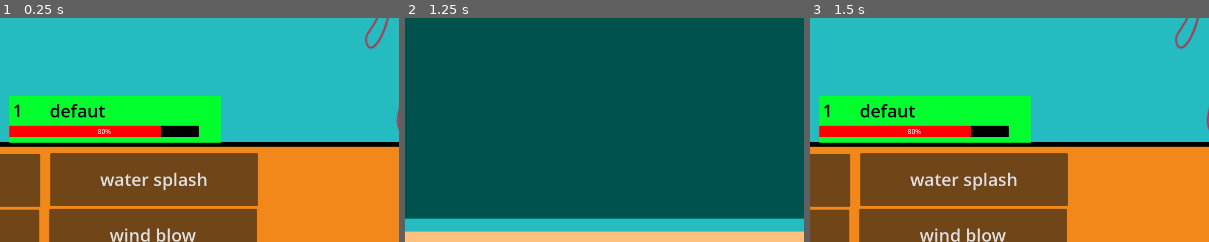
Above: before the commit, frames 1-3 (left to right).
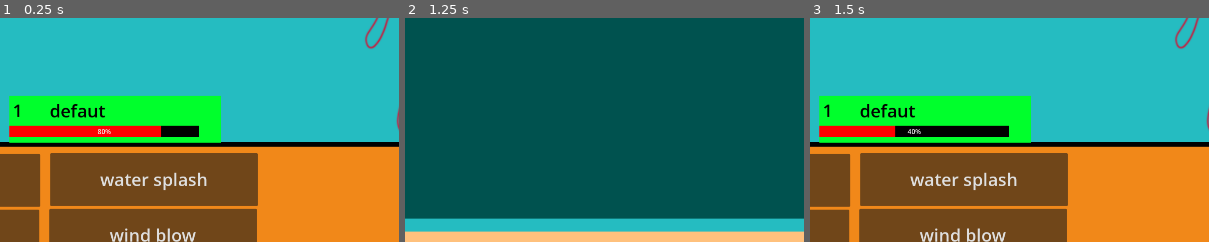
Above: after the commit, the same moments.

Repository: wilsao-cyber/NYCU-Godot-RPG-Tutor
Game: Godot game, scene res://Normal/normal_scene.tscn
Same seed, same stepped clock (60 frames per second), same inputs: the game is played once before the commit and once after it. The project has no main scene, so this scene is started directly. The engine's default icon, where the game draws it, is replaced by a stand-in: a white triangle on a blue panel in a dark square.
Inputs:
- Up to frame 1 (0.25 s): no input
- Up to frame 2 (1.25 s): click "使用道具" at 0.5 s
- Up to frame 3 (1.5 s): click "返回" at 1.25 s
The pictures show only the part of the screen within x 25-75%, y 43-93%; the shares and areas given below are measured in that part.

Frames 1-2 are identical in both runs. In frame 3, 1.0% of the frame differs, in the area x 21-41%, y 47-54%.

Commit message:
fin

Diff:
--- a/BattleWidgets/battle_scene.gd
+++ b/BattleWidgets/battle_scene.gd
@@ -1,14 +1,19 @@
 extends Control
 
-@export var CurBattle := BattleLogic
-@export var CurSys := SystemLogic
+var CurBattle
+var CurSys
 @export var CurChara = {}
 @export var CurEnemy = {}
 @onready var skillButtons = [$CanvasLayer/SkillButton1,$CanvasLayer/SkillButton2,$CanvasLayer/SkillButton3,$CanvasLayer/SkillButton4]
 @onready var MyStatsBar = $CanvasLayer/ColorRect
 @onready var EnStatsBar = $CanvasLayer/ColorRect2
+@onready var ItemButton = $CanvasLayer/VBoxContainer/ItemButton
+@onready var ChooseButton = $CanvasLayer/VBoxContainer/ChooseButton
+@onready var BattleButton = $CanvasLayer/VBoxContainer/BattleButton
+@onready var RunButton = $CanvasLayer/VBoxContainer/RunButton
 var curSkills = []
 var party =[]
+var partyAlive = []
 enum BattleLogic{
 	PlayerTurn,
 	EnemyTurn,
@@ -24,27 +29,21 @@
 
 # Called when the node enters the scene tree for the first time.
 func _ready():
-	party = General.Party
-	var partyLen = party.size()
-	var partyAlive = [$CanvasLayer/CharaBox/VBoxContainer/CharaButton1,$CanvasLayer/CharaBox/VBoxContainer/CharaButton2,$CanvasLayer/CharaBox/VBoxContainer/CharaButton3,$CanvasLayer/CharaBox/VBoxContainer/CharaButton4,$CanvasLayer/CharaBox/VBoxContainer/CharaButton5]
-	if partyLen >1:
-		for i in range (0,partyLen-1):
-			partyAlive[i].disabled = !party[i+1]["isAlive"]
-	if partyLen<5:
-		for i in range (partyLen-1, 5):
-			partyAlive[i].disabled = true
-	CurChara = party[0]
-	CurEnemy = General.Enemy[0]
-	_SetCharaStatus(MyStatsBar,CurChara)
-	_SetCharaStatus(EnStatsBar,CurEnemy)
-	_Skills()
-	pass # Replace with function body.
+	CurSys = SystemLogic.StartBattle
+	SystemStatus()
 
 func BattleStatus():
 	match CurBattle:
 		BattleLogic.PlayerTurn:
+			BattleButton.disabled = false
+			ChooseButton.disabled = false
+			ItemButton.disabled = false
+			RunButton.disabled = false
+			for i in skillButtons:
+				i.disabled = false
 			pass
 		BattleLogic.EnemyTurn:
+			_on_enemy_phyAtk()
 			pass
 		BattleLogic.SystemTurn:
 			pass
@@ -53,22 +52,74 @@
 func SystemStatus():
 	match CurSys:
 		SystemLogic.StartBattle:
-			pass
+			party = General.Party
+			var partyLen = party.size()
+			partyAlive = [$CanvasLayer/CharaBox/VBoxContainer/CharaButton1,$CanvasLayer/CharaBox/VBoxContainer/CharaButton2,$CanvasLayer/CharaBox/VBoxContainer/CharaButton3,$CanvasLayer/CharaBox/VBoxContainer/CharaButton4,$CanvasLayer/CharaBox/VBoxContainer/CharaButton5]
+			if partyLen >1:
+				for i in range (0,partyLen-1):
+					partyAlive[i].disabled = !party[i+1]["isAlive"]
+			if partyLen<5:
+				for i in range (partyLen-1, 5):
+					partyAlive[i].disabled = true
+			CurChara = party[0]
+			CurEnemy = General.Enemy[0]
+			_SetCharaStatus(MyStatsBar,CurChara)
+			_SetCharaStatus(EnStatsBar,CurEnemy)
+			_Skills()
+
+			BattleButton.disabled = true
+			ChooseButton.disabled = true
+			ItemButton.disabled = true
+			RunButton.disabled = true
+			if General.is_change_item:
+				General.is_change_item = false
+				CurBattle = BattleLogic.EnemyTurn
+			else:
+				CurBattle = BattleLogic.PlayerTurn
+			for i in skillButtons:
+				i.disabled = true
+			BattleStatus()
 		SystemLogic.PlayerDied:
+			General.AliveCount-=1
+			if General.AliveCount==0:
+				General.winLose = "Lose"
+				CurSys = SystemLogic.EndBattle
+				SystemStatus()
+			else:
+				_on_choose_button_pressed()
+				pass
 			pass
 		SystemLogic.EnemyDied:
+			General.winLose = "Win"
+			CurSys = SystemLogic.EndBattle
+			SystemStatus()
 			pass
 		SystemLogic.EndBattle:
-			pass
-
-	pass
-
-func ChooseChara():
-	if General.AliveCount<1:
-		print("cannot choose")
-		return
-
-
+			get_tree().change_scene_to_file("res://BattleWidgets/win_lose.tscn")
+			pass
+
+	pass
+
+func _ChooseChara(a):
+	var change = party[0]
+	party[0] = party[a]
+	party[a] = change
+	print(party[0]["Name"])
+	$CanvasLayer/CharaBox.visible = false
+	if !party[a]["isAlive"]:
+		partyAlive[a-1].disabled = true
+	_Skills()
+	CurChara = party[0]
+	match CurSys:
+		SystemLogic.PlayerDied:
+			CurBattle = BattleLogic.PlayerTurn
+			CurSys = null
+			_SetCharaStatus(MyStatsBar,CurChara)
+			BattleStatus()
+		_:
+			CurBattle = BattleLogic.EnemyTurn
+			_SetCharaStatus(MyStatsBar,CurChara)
+			BattleStatus()
 	pass
 
 
@@ -86,42 +137,32 @@
 
 
 func _on_run_button_pressed():
+	get_tree().quit()
 	pass # Replace with function body.
 
 
 func _on_chara_button_1_pressed():
-	var change = party[0]
-	party[0] = party[1]
-	party[1] = change
-	print(party[0]["Name"])
-	$CanvasLayer/CharaBox.visible = false
-	if !party[1]["isAlive"]:
-		$CanvasLayer/CharaBox/VBoxContainer/CharaButton1.disabled = true
-	General.Party = party
+	_ChooseChara(1)
 	pass # Replace with function body.
 
 
 func _on_chara_button_2_pressed():
-	var change = party[0]
-	party[0] = party[2]
-	party[2] = change
-	print(party[0]["Name"])
-	$CanvasLayer/CharaBox.visible = false
-	if !party[2]["isAlive"]:
-		$CanvasLayer/CharaBox/VBoxContainer/CharaButton2.disabled = true
-	General.Party = party
+	_ChooseChara(2)
 	pass # Replace with function body.
 
 
 func _on_chara_button_3_pressed():
+	_ChooseChara(3)
 	pass # Replace with function body.
 
 
 func _on_chara_button_4_pressed():
+	_ChooseChara(4)
 	pass # Replace with function body.
 
 
 func _on_chara_button_5_pressed():
+	_ChooseChara(5)
 	pass # Replace with function body.
 
 func _SetCharaStatus(chara,Cur):
@@ -154,10 +195,31 @@
 			tarBar = MyStatsBar
 			pass
 	targetCom["currentHP"] = targetCom["currentHP"] - curSkills[id]["pow"]
+	print(curSkills[id]["pow"])
 	if targetCom["currentHP"] <1:
 		targetCom["currentHP"] = 0
 		targetCom["isAlive"] = false
-	_SetCharaStatus(tarBar,targetCom)
+		_SetCharaStatus(tarBar,targetCom)
+		match tar:
+			0:
+				CurSys = SystemLogic.EnemyDied
+				SystemStatus()
+				return
+			1:
+				CurSys = SystemLogic.PlayerDied
+				SystemStatus()
+				return
+	match tar:
+		0:
+			_SetCharaStatus(tarBar,targetCom)
+			CurBattle = BattleLogic.EnemyTurn
+			BattleStatus()
+		1:
+			_SetCharaStatus(tarBar,targetCom)
+			CurBattle = BattleLogic.PlayerTurn
+			BattleStatus()
+
+
 	pass # Replace with function body.
 
 
@@ -181,6 +243,7 @@
 
 
 func _on_item_button_pressed():
+	General.is_change_item = true
 	get_tree().change_scene_to_file("res://BattleWidgets/item_box.tscn")
 	pass # Replace with function body.
 
--- /dev/null
+++ b/BattleWidgets/win_lose.gd
@@ -0,0 +1,12 @@
+extends Control
+
+
+# Called when the node enters the scene tree for the first time.
+func _ready():
+	$CanvasLayer/ColorRect/Label.text = General.winLose
+	pass # Replace with function body.
+
+
+# Called every frame. 'delta' is the elapsed time since the previous frame.
+func _process(delta):
+	pass
--- /dev/null
+++ b/BattleWidgets/win_lose.tscn
@@ -0,0 +1,39 @@
+[gd_scene load_steps=2 format=3 uid="uid://dkugnxihep1do"]
+
+[ext_resource type="Script" path="res://BattleWidgets/win_lose.gd" id="1_jl8gc"]
+
+[node name="WinLose" type="Control"]
+layout_mode = 3
+anchors_preset = 15
+anchor_right = 1.0
+anchor_bottom = 1.0
+grow_horizontal = 2
+grow_vertical = 2
+script = ExtResource("1_jl8gc")
+
+[node name="CanvasLayer" type="CanvasLayer" parent="."]
+
+[node name="ColorRect" type="ColorRect" parent="CanvasLayer"]
+anchors_preset = 15
+anchor_right = 1.0
+anchor_bottom = 1.0
+grow_horizontal = 2
+grow_vertical = 2
+color = Color(0.47451, 0.501961, 1, 1)
+
+[node name="Label" type="Label" parent="CanvasLayer/ColorRect"]
+layout_mode = 1
+anchors_preset = 8
+anchor_left = 0.5
+anchor_top = 0.5
+anchor_right = 0.5
+anchor_bottom = 0.5
+offset_left = -270.5
+offset_top = -86.5
+offset_right = 270.5
+offset_bottom = 86.5
+grow_horizontal = 2
+grow_vertical = 2
+theme_override_font_sizes/font_size = 142
+text = "Win"
+horizontal_alignment = 1
--- a/GeneralScripts/General.gd
+++ b/GeneralScripts/General.gd
@@ -3,10 +3,12 @@
 var AliveCount = 0
 var currentCount = 0
 var Party = []
-var Chara = {"ID":0, "Name":"defaut", "LV" : 1, "currentXP": 0,"currentHP": 80,"maxHP": 100 , "speed": 0, "skills":[0,1,2,3],"isAlive":false, "Icon":load("res://icon.svg")}
+var Chara = {"ID":0, "Name":"defaut", "LV" : 1, "currentXP": 0,"currentHP": 80,"maxHP": 100 , "speed": 0, "skills":[0,1,2,3],"isAlive":true, "Icon":load("res://icon.svg")}
 var Enemy = []
 var EnChara = {"ID":1, "Name":"enemy", "LV" : 1, "currentXP": 0,"currentHP": 100,"maxHP": 100 ,  "speed": 0, "skills":[0,1,2,3],"isAlive":true, "Icon":load("res://icon.svg")}
 var _Items = []
+var winLose = "null"
+var is_change_item = false
 # Called when the node enters the scene tree for the first time.
 func _ready():
 	Party.append(Chara)
